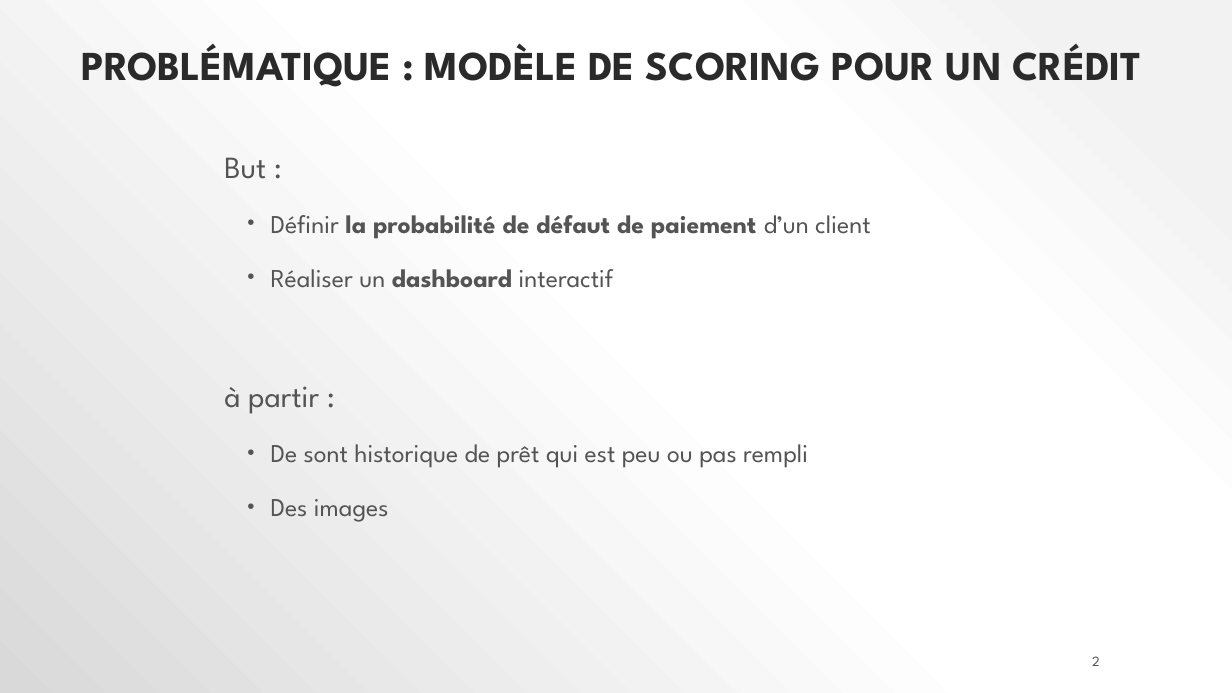
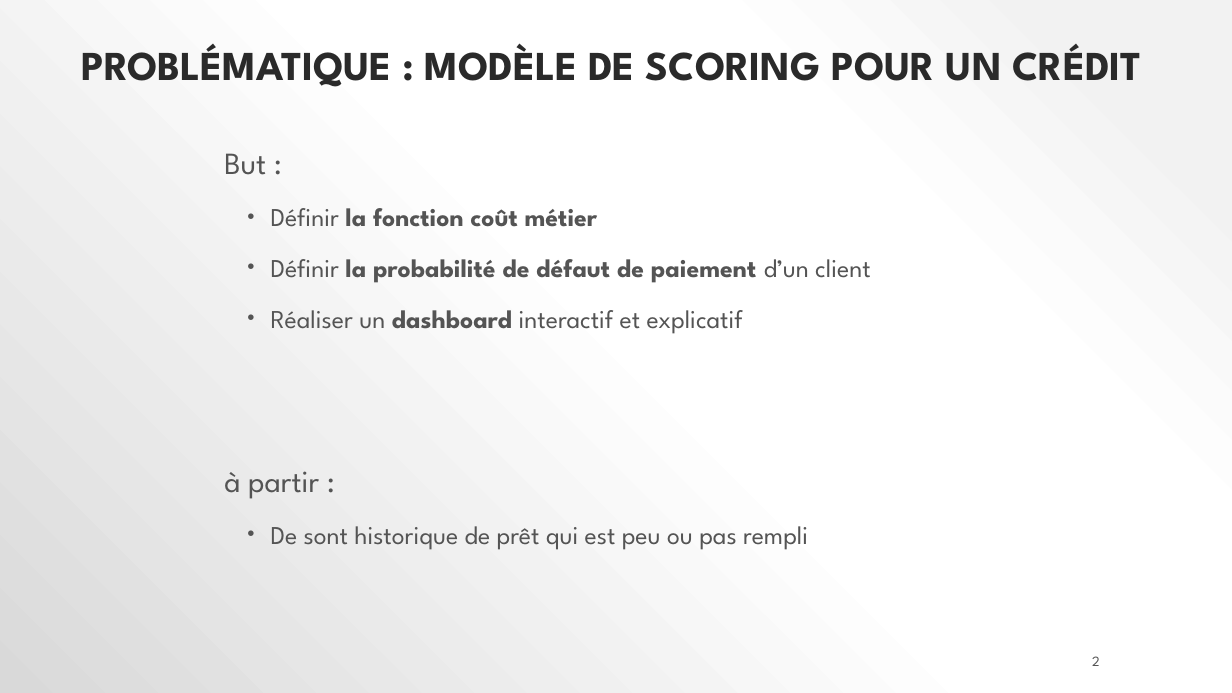
Before and after one commit to polo1093/Credit-Default-Customer-Scoring-Dashboard, a slide deck: slide 2 of P7_02_support.pptx. Drawn at 1232x693 pixels with LibreOffice and Linux fonts; fonts in the diff are those of the drawing. Boxes give left, top, right and bottom in pixels: in the first picture for what was removed or moved away, otherwise in the second. Text is boxed around its words. In the diff, an @@ line names an element or a change of style, - is before the commit and + after.

```diff
--- a/P7_02_support.pptx
+++ b/P7_02_support.pptx
@@ text at (224,153,870,550): line spacing 1.2 to 1.1; line spacing 1.5 to 1.4 @@
@@ text at (271,208,598,227): paragraph added @@
+  • Définir la fonction coût métier
@@ text at (271,310,743,334): text changed @@
-  • Réaliser un dashboard interactif
+  • Réaliser un dashboard interactif et explicatif
@@ text at (271,499,389,522): paragraph removed @@
-  • Des images
```
Also in this commit, not shown: 6 other slides changed, 3 slides added, 7 slides removed, 2 other files.
